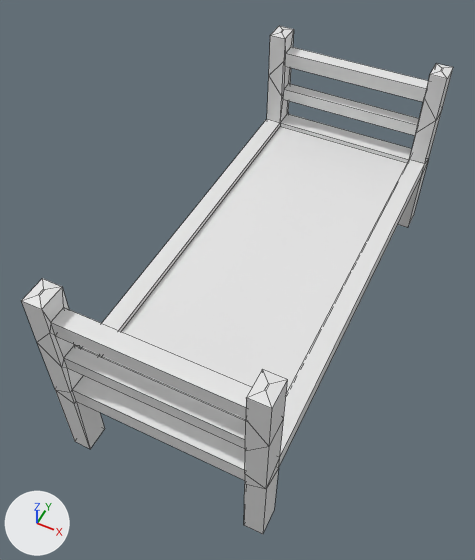
Renders of the FBX model Assets/Object/bedfire.fbx from each side of a commit.
Before and after are seen from a 50 mm camera at (0.92, -2.18, 2.98) aimed at (-0.1, -0.14, 0.43). Lighting does not change. The marker at lower left points along +X, +Y and +Z. Mesh edges are drawn as thin lines. Where no turn or scale is listed for an object, it has been applied to the vertices.

Script lines for the objects in view, before the commit:
```python
me_bedfire = bpy.data.meshes.new('bedfire')
me_bedfire.from_pydata(...)  # 144 vertices, 174 faces; spans x -0.52..0.52, y -1.13..1.23, z 0.0..1.09
ob_bedfire = bpy.data.objects.new('bedfire', me_bedfire)
ob_bedfire.location = (0.0, 0.0, 0.0)
```
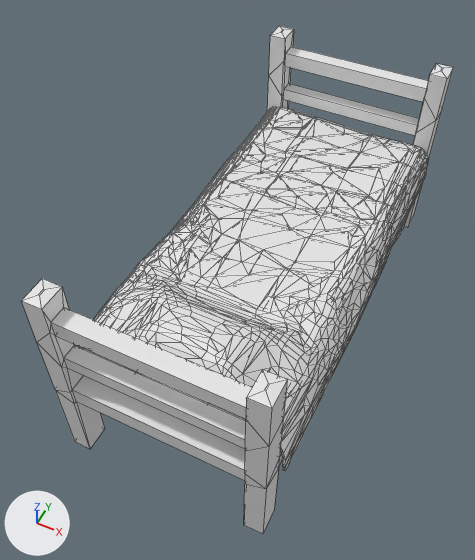
Diff of the bpy script that builds the scene:
```diff
--- a/Assets/Object/bedfire.fbx.py
+++ b/Assets/Object/bedfire.fbx.py
@@ mat_mattress @@
+mat_mattress = principled_material('mattress')
+mat_mattress.base_color = (0.8, 0.8, 0.8)  # white #e7e7e7
@@ me_bedfire @@
 # used by ob_bedfire; location = (0.0, 0.0, 0.0)
-me_bedfire.from_pydata(...)  # 144 vertices, 174 faces; spans x -0.52..0.52, y -1.13..1.23, z 0.0..1.09
+me_bedfire.from_pydata(...)  # 1988 vertices, 3161 faces; spans x -0.56..0.56, y -1.13..1.23, z 0.0..1.09
+# me_bedfire part 1: a new loose piece of 1470 vertices spanning x -0.56..0.56, y -0.99..1.09, z 0.32..0.8, in mat_mattress (white #e7e7e7)
+# me_bedfire part 2: a new loose piece of 236 vertices spanning x -0.51..0.5, y -1.02..1.13, z 0.44..0.65, in mat_mattress (white #e7e7e7)
+me_bedfire.materials.append(mat_mattress)  # white #e7e7e7
```

Changed parts and their boxes (x1, y1, x2, y2) in the pictures (475 x 560 px):
part 1 of me_bedfire, added: after (80, 106, 428, 471)
part 2 of me_bedfire, added: after (82, 348, 246, 421)
